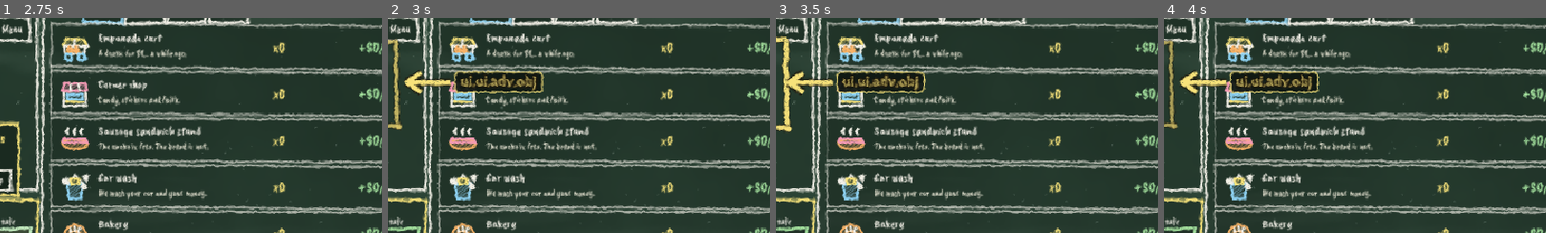
Above: before the commit, frames 1-4 (left to right).
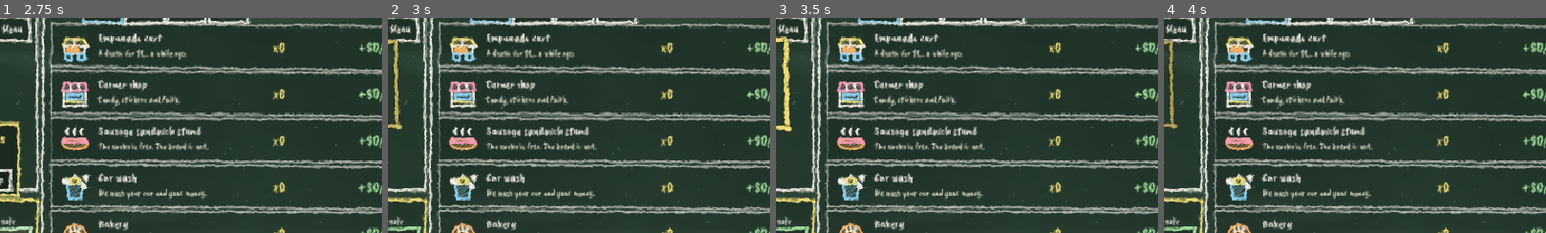
Above: after the commit, the same moments.

Repository: agusmoscato/INFLATION-What-Inflation-
Game: Godot game, scene res://scenes/Main.tscn
Two runs of this game, one before a commit and one after it. Both use one fixed random seed, a clock stepped at 60 frames per second and the inputs below.
Inputs:
- Up to frame 1 (2.75 s): click "New game" at 0.5 s; click "GO" at 1.25 s; click "GO" at 2 s
- Up to frame 2 (3 s): click "Skip" at 2.75 s
- Up to frame 3 (3.5 s): no input
- Up to frame 4 (4 s): click "Businesses" at 3.5 s
The pictures show only the part of the screen within x 24-74%, y 29-79%; the shares and areas given below are measured in that part.

Frame 1 is identical in both runs. In frame 2, 2.8% of the frame differs, in the area x 4-41%, y 24-36%; in frame 3, 2.8%; in frame 4, 2.8%.

Commit message:
La flecha del objetivo aparece solo tras 15 s sin hacer nada, dura 5 s y nunca se dibuja sobre texto (si no hay lugar solo late el aro)
Co-Authored-By: Claude Sonnet 5.5 <noreply@anthropic.com>

Diff:
--- a/scripts/ui/action_highlight.gd
+++ b/scripts/ui/action_highlight.gd
@@ -46,12 +46,15 @@
 	side = from_side
 
 
+## Rectángulos (coordenadas de esta capa) con texto de la pantalla: la flecha y la frase no se dibujan encima de ninguno.
+var occupied: Array = []
 var _ring: Rect2
 var _tip: Vector2
 var _tail: Vector2
 var _dir: Vector2 = Vector2.RIGHT
 var _k: float = 1.0
 var _pulse: float = 0.0
+var _arrow_ok: bool = false
 
 
 func _process(delta: float) -> void:
@@ -69,51 +72,89 @@
 	queue_redraw()
 
 
-## Geometría de la flecha y posición de la frase (acá y no en _draw: no se pueden mover nodos mientras se dibuja).
+## Geometría de la flecha de un lado dado: {dir, tip, tail, label_pos, label_rect, rects}
+func _geom(s: String, ring: Rect2) -> Dictionary:
+	var alen: float = 74.0 * _k
+	var bob: float = 10.0 + sin(_t * 6.0) * 7.0
+	var d: Vector2 = Vector2.RIGHT
+	var anchor: Vector2 = ring.get_center()
+	match s:
+		"left":
+			d = Vector2.RIGHT
+			anchor = Vector2(ring.position.x, ring.get_center().y)
+		"right":
+			d = Vector2.LEFT
+			anchor = Vector2(ring.end.x, ring.get_center().y)
+		"top":
+			d = Vector2.DOWN
+			anchor = Vector2(ring.get_center().x, ring.position.y)
+		_:
+			d = Vector2.UP
+			anchor = Vector2(ring.get_center().x, ring.end.y)
+	var tip: Vector2 = anchor - d * bob
+	var tail: Vector2 = tip - d * alen
+	var lp: Vector2 = tail
+	var ls: Vector2 = _label.size if (hint != "") else Vector2.ZERO
+	match s:
+		"left":
+			lp = Vector2(tail.x - ls.x - 6.0, tail.y - ls.y * 0.5)
+		"right":
+			lp = Vector2(tail.x + 6.0, tail.y - ls.y * 0.5)
+		"top":
+			lp = Vector2(tail.x - ls.x * 0.5, tail.y - ls.y - 4.0)
+		_:
+			lp = Vector2(tail.x - ls.x * 0.5, tail.y + 4.0)
+	var vr: Vector2 = get_viewport_rect().size
+	lp.x = clampf(lp.x, 8.0, maxf(8.0, vr.x - ls.x - 8.0))
+	lp.y = clampf(lp.y, 8.0, maxf(8.0, vr.y - ls.y - 8.0))
+	var shaft: Rect2 = Rect2(tail, tip - tail).abs().grow(18.0 * _k)
+	var rects: Array = [shaft]
+	var lrect: Rect2 = Rect2(lp, ls)
+	if hint != "":
+		rects.append(lrect)
+	return {"dir": d, "tip": tip, "tail": tail, "label_pos": lp, "rects": rects}
+
+
+func _blocked(rects: Array) -> bool:
+	for r in rects:
+		for o in occupied:
+			var inter: Rect2 = (r as Rect2).intersection(o as Rect2)
+			if inter.size.x > 4.0 and inter.size.y > 4.0:
+				return true
+	return false
+
+
+## Posiciona el aro y elige un lado libre para la flecha. Si todos los lados caen sobre texto, solo late el aro.
 func _compute() -> void:
 	var r: Rect2 = target.get_global_rect()
 	r.position -= get_global_rect().position
 	_pulse = 0.5 + 0.5 * sin(_t * 5.0)
 	_ring = r.grow(6.0 + _pulse * 5.0)
 	_k = 1.0 + 0.65 * _grow
-	var alen: float = 74.0 * _k
-	var bob: float = 10.0 + sin(_t * 6.0) * 7.0
-	var anchor: Vector2 = _ring.get_center()
-	match side:
-		"left":
-			_dir = Vector2.RIGHT
-			anchor = Vector2(_ring.position.x, _ring.get_center().y)
-		"right":
-			_dir = Vector2.LEFT
-			anchor = Vector2(_ring.end.x, _ring.get_center().y)
-		"top":
-			_dir = Vector2.DOWN
-			anchor = Vector2(_ring.get_center().x, _ring.position.y)
-		_:
-			_dir = Vector2.UP
-			anchor = Vector2(_ring.get_center().x, _ring.end.y)
-	_tip = anchor - _dir * bob
-	_tail = _tip - _dir * alen
-	_label.visible = hint != "" and arrow_on
-	if hint == "" or not arrow_on:
+	_arrow_ok = false
+	_label.visible = false
+	if not arrow_on:
 		return
-	_label.text = hint
-	_label.add_theme_font_size_override("font_size", int(24.0 + 10.0 * _grow))
-	_label.reset_size()
-	var lp: Vector2 = _tail
-	match side:
-		"left":
-			lp = Vector2(_tail.x - _label.size.x - 6.0, _tail.y - _label.size.y * 0.5)
-		"right":
-			lp = Vector2(_tail.x + 6.0, _tail.y - _label.size.y * 0.5)
-		"top":
-			lp = Vector2(_tail.x - _label.size.x * 0.5, _tail.y - _label.size.y - 4.0)
-		_:
-			lp = Vector2(_tail.x - _label.size.x * 0.5, _tail.y + 4.0)
-	var vr: Vector2 = get_viewport_rect().size
-	lp.x = clampf(lp.x, 8.0, maxf(8.0, vr.x - _label.size.x - 8.0))
-	lp.y = clampf(lp.y, 8.0, maxf(8.0, vr.y - _label.size.y - 8.0))
-	_label.position = lp
+	if hint != "":
+		_label.text = hint
+		_label.add_theme_font_size_override("font_size", int(24.0 + 10.0 * _grow))
+		_label.reset_size()
+	var order: Array = [side]
+	for s in ["left", "right", "top", "bottom"]:
+		if not order.has(s):
+			order.append(s)
+	for s in order:
+		var g: Dictionary = _geom(s, _ring)
+		var on_target: bool = hint != "" and (g["rects"][1] as Rect2).intersects(_ring)      # la frase no se apoya sobre el control destacado
+		if not on_target and not _blocked(g["rects"]):
+			_arrow_ok = true
+			_dir = g["dir"]
+			_tip = g["tip"]
+			_tail = g["tail"]
+			if hint != "":
+				_label.position = g["label_pos"]
+				_label.visible = true
+			return
 
 
 func _draw() -> void:
@@ -131,7 +172,7 @@
 			pts.append(p + _ring.position)
 		draw_polyline(pts, Color("#1c1508", 0.55), 8.0 + _pulse * 2.0, true)
 		draw_polyline(pts, col, 4.5 + _pulse * 2.0, true)
-	if not arrow_on:
+	if not _arrow_ok:
 		return
 	# flecha de tiza
 	var n: Vector2 = Vector2(-_dir.y, _dir.x)
--- a/scripts/ui/game_screen.gd
+++ b/scripts/ui/game_screen.gd
@@ -1779,6 +1779,14 @@
 	return {}
 
 
+## Segundos sin tocar nada para que, ahorrando para el objetivo, aparezca la flecha; y cuánto dura.
+const WAIT_ARROW_AFTER: float = 15.0
+const WAIT_ARROW_FOR: float = 5.0
+var _wait_arrow_t: float = 0.0
+var _occ_t: float = 0.0
+var _occ_rects: Array = []
+
+
 func _update_advice(delta: float) -> void:
 	_idle += delta
 	_override_t = maxf(0.0, _override_t - delta)
@@ -1797,15 +1805,58 @@
 	if tgt.is_empty():
 		_highlight.set_target(null, "", "left")
 		_highlight.visible = false
+		_wait_arrow_t = 0.0
 	else:
 		_highlight.idle = _idle
+		var kind: String = str(rec.get("kind", ""))
 		# una pestaña recién desbloqueada solo brilla (sin flecha ni cartel); lo demás lleva flecha y frase corta
-		var glow_only: bool = str(rec.get("kind", "")) == "tab" and str(rec.get("why", "")) == "adv.tab"
-		_highlight.set_target(tgt["ctl"], "" if glow_only else (tr("ui." + str(rec["why"])) if str(rec["why"]) != "" else ""), str(tgt["side"]), not glow_only)
+		var glow_only: bool = kind == "tab" and str(rec.get("why", "")) == "adv.tab"
+		# ahorrando para el objetivo la flecha no está siempre: aparece si el jugador no hace nada 15 s y dura 5 s
+		var arrow_ok: bool = not glow_only
+		if kind == "objective":
+			if _wait_arrow_t > 0.0:
+				_wait_arrow_t -= delta
+				if _wait_arrow_t <= 0.0:
+					_idle = 0.0
+			elif _idle >= WAIT_ARROW_AFTER:
+				_wait_arrow_t = WAIT_ARROW_FOR
+			arrow_ok = _wait_arrow_t > 0.0
+		else:
+			_wait_arrow_t = 0.0
+		# la flecha nunca se dibuja sobre texto: se le pasan los lugares ocupados (si no hay lugar, solo late el aro)
+		_occ_t -= delta
+		if _occ_t <= 0.0:
+			_occ_t = 0.2
+			_occ_rects = _text_rects(tgt["ctl"])
+		_highlight.occupied = _occ_rects
+		_highlight.set_target(tgt["ctl"], "" if glow_only else (tr("ui." + str(rec["why"])) if str(rec["why"]) != "" else ""), str(tgt["side"]), arrow_ok)
 	# el botón de remarcar late cuando conviene
 	var pulse: bool = str(rec.get("kind", "")) == "remark" and not tgt.is_empty()
 	remark_btn.scale = Vector2.ONE * (1.0 + (0.035 * sin(_clock * 6.0) if pulse else 0.0))
 	remark_btn.pivot_offset = remark_btn.size / 2.0
+
+
+## Rectángulos de todos los textos visibles de la pantalla (menos los del control destacado).
+func _text_rects(exclude: Control) -> Array:
+	var out: Array = []
+	_collect_text(world, exclude, out)
+	return out
+
+
+func _collect_text(n: Node, exclude: Control, out: Array) -> void:
+	if n is Control:
+		var c: Control = n as Control
+		if not c.visible:
+			return
+		if c == exclude or (exclude != null and exclude.is_ancestor_of(c)):
+			return
+		if c.has_meta("qa_ignore"):
+			return
+		var has_text: bool = (c is Label and (c as Label).text.strip_edges() != "") or (c is Button and (c as Button).text != "") or c is ChalkPrice
+		if has_text and c.size.x > 4.0 and c.size.y > 4.0:
+			out.append(c.get_global_rect())
+	for k in n.get_children():
+		_collect_text(k, exclude, out)
 
 
 func _blocking_overlay() -> bool:
